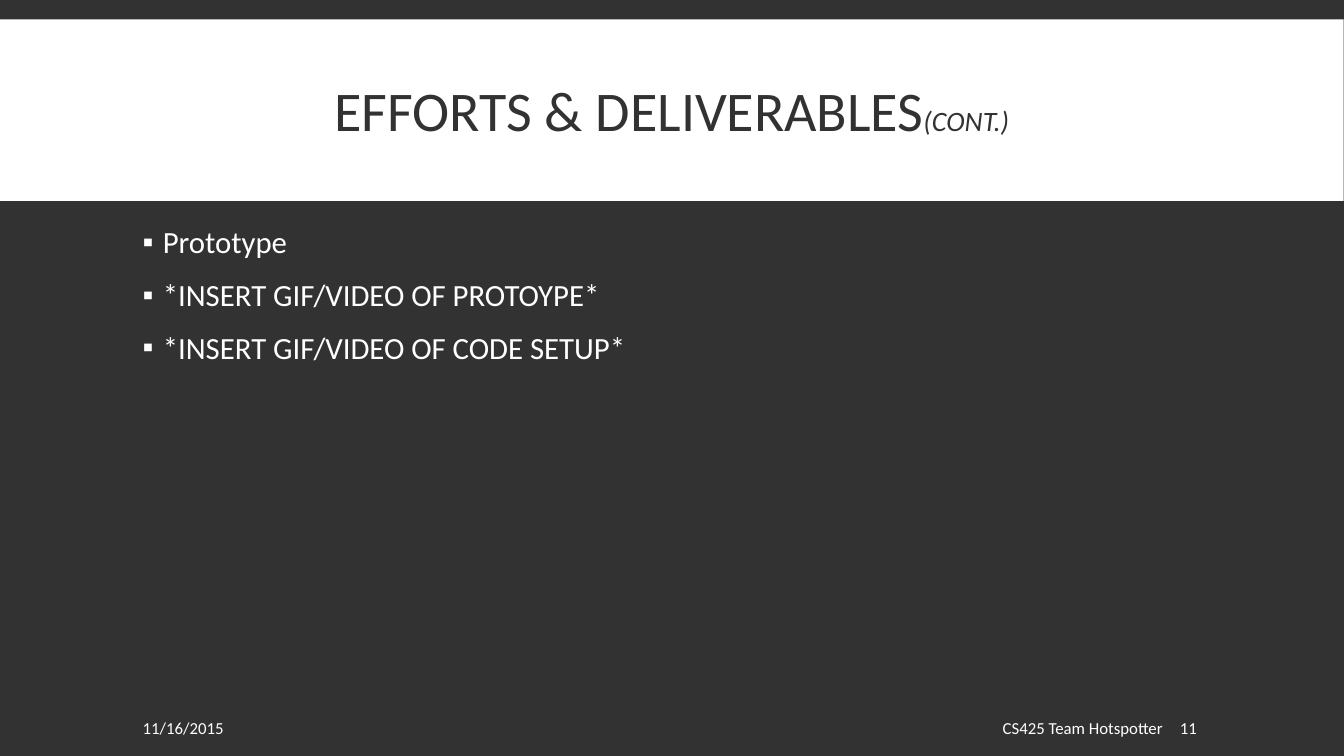
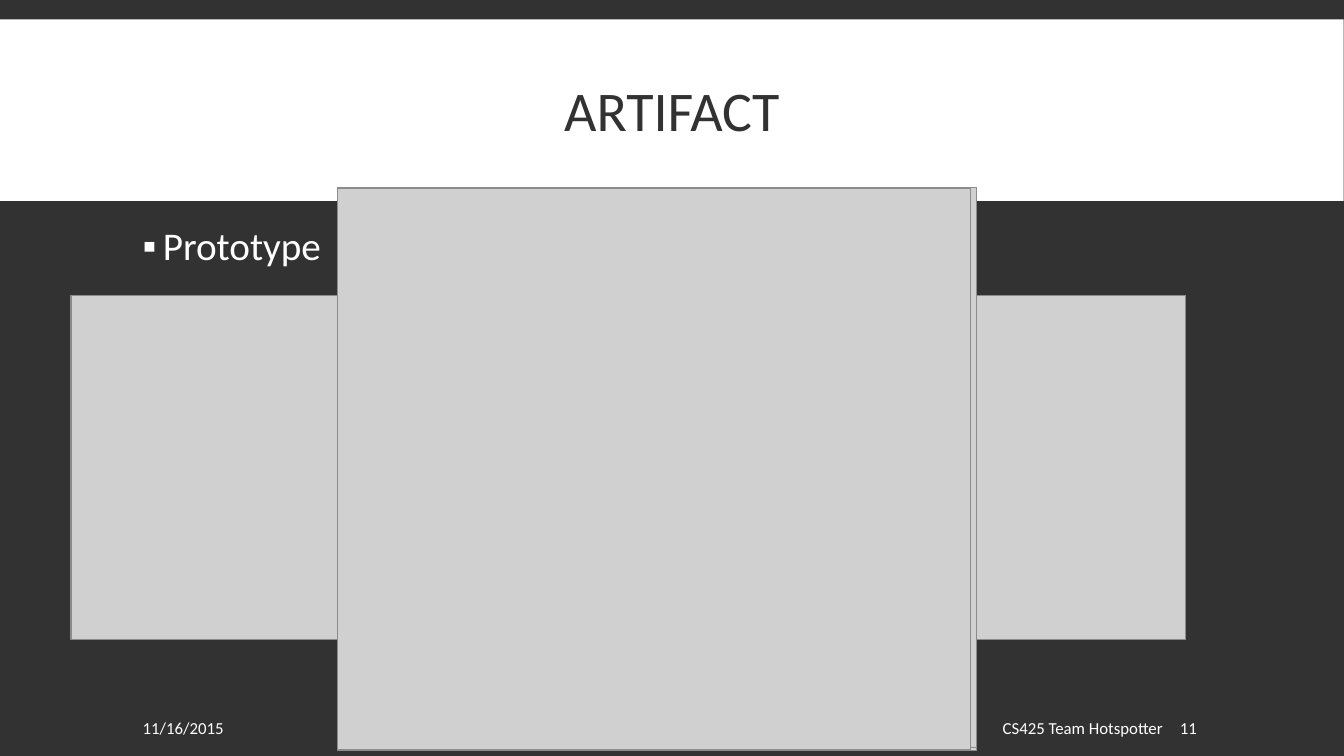
Before and after one commit to spesmit/hotspotter, a slide deck: slide 11 of Documentation/Presentations/CS425 Final Presentation.pptx. Drawn at 1344x756 pixels with LibreOffice and Linux fonts; fonts in the diff are those of the drawing; grey boxes stand for pictures. Boxes give left, top, right and bottom in pixels: in the first picture for what was removed or moved away, otherwise in the second. Text is boxed around its words. In the diff, an @@ line names an element or a change of style, - is before the commit and + after.

```diff
--- a/Documentation/Presentations/CS425 Final Presentation.pptx
+++ b/Documentation/Presentations/CS425 Final Presentation.pptx
@@ title at [564,94,779,132]: text changed @@
-EFFORTS & DELIVERABLES(CONT.)
+ARTIFACT
@@ picture added at [338,190,976,750] @@
@@ picture added at [338,188,976,750] @@
@@ picture added at [338,189,971,750] @@
@@ picture added at [339,188,977,748] @@
@@ text "Prototype" at [163,235,321,267]: size 22 to 28 pt @@
@@ picture added at [71,295,1185,637] @@
@@ picture added at [71,295,1186,640] @@
@@ text at [163,284,625,361]: paragraphs removed @@
-▪ *INSERT GIF/VIDEO OF PROTOYPE*
-▪ *INSERT GIF/VIDEO OF CODE SETUP*
```
Also in this commit, not shown: 2 other slides changed, 1 other file.
